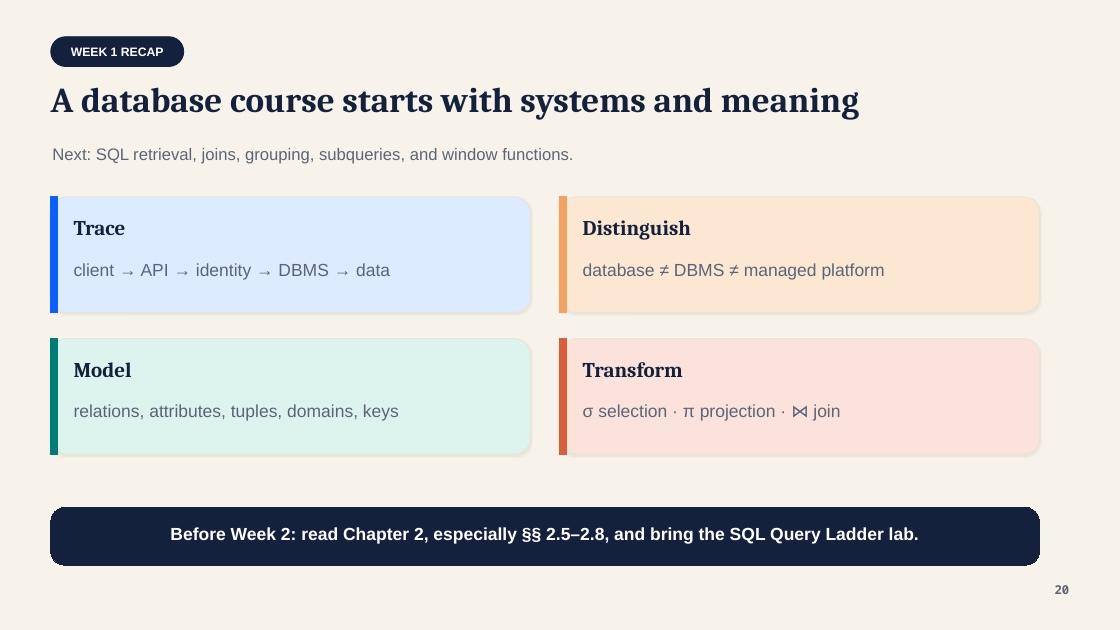
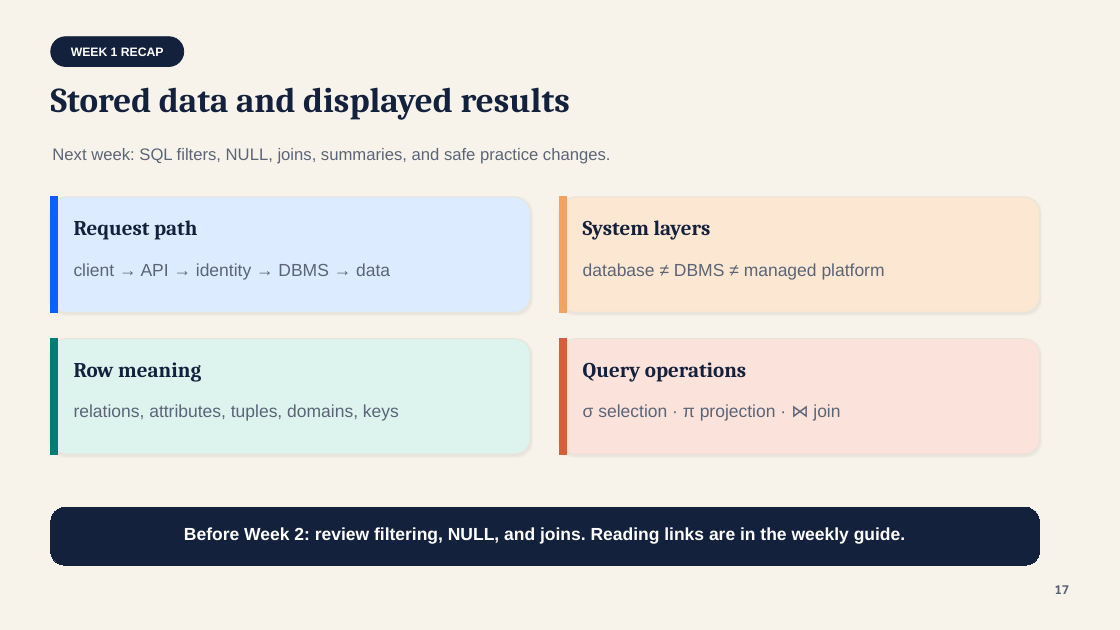
Before and after one commit to lolusername/CST4714_DB_admin, a slide deck: slide 17 of week_01/week_01_responsibility_relational_thinking.pptx. Drawn at 1120x630 pixels with LibreOffice and Linux fonts; fonts in the diff are those of the drawing. Boxes give left, top, right and bottom in pixels: in the first picture for what was removed or moved away, otherwise in the second. Text is boxed around its words. In the diff, an @@ line names an element or a change of style, - is before the commit and + after.

Commit message:
Teach Week 1 through a tested missing-request case

```diff
--- a/week_01/week_01_responsibility_relational_thinking.pptx
+++ b/week_01/week_01_responsibility_relational_thinking.pptx
@@ text at (x1=51, y1=87, x2=570, y2=120): text changed @@
-A database course starts with systems and meaning
+Stored data and displayed results
@@ text at (x1=52, y1=148, x2=611, y2=164): text changed @@
-Next: SQL retrieval, joins, grouping, subqueries, and window functions.
+Next week: SQL filters, NULL, joins, summaries, and safe practice changes.
@@ text at (x1=74, y1=220, x2=197, y2=240): text changed @@
-Trace
+Request path
@@ text at (x1=583, y1=220, x2=711, y2=240): text changed @@
-Distinguish
+System layers
@@ text at (x1=74, y1=362, x2=201, y2=382): text changed @@
-Model
+Row meaning
@@ text at (x1=583, y1=362, x2=746, y2=382): text changed @@
-Transform
+Query operations
@@ text at (x1=184, y1=527, x2=905, y2=544): text changed @@
-Before Week 2: read Chapter 2, especially §§ 2.5–2.8, and bring the SQL Query Ladder lab.
+Before Week 2: review filtering, NULL, and joins. Reading links are in the weekly guide.
@@ text at (x1=1055, y1=585, x2=1070, y2=594): text changed @@
-20
+17
```
Also in this commit, not shown: 14 other slides changed, 1 slide added, 1 slide removed, 4 other files.
